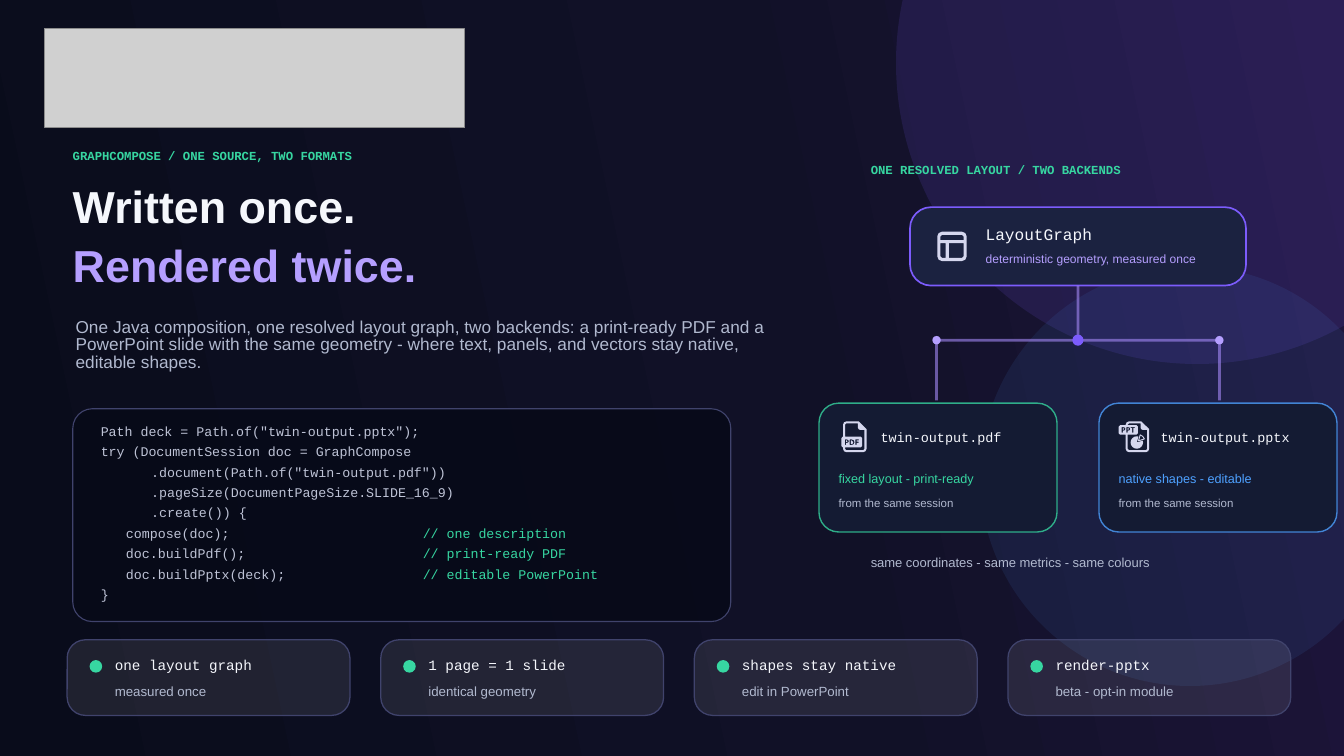
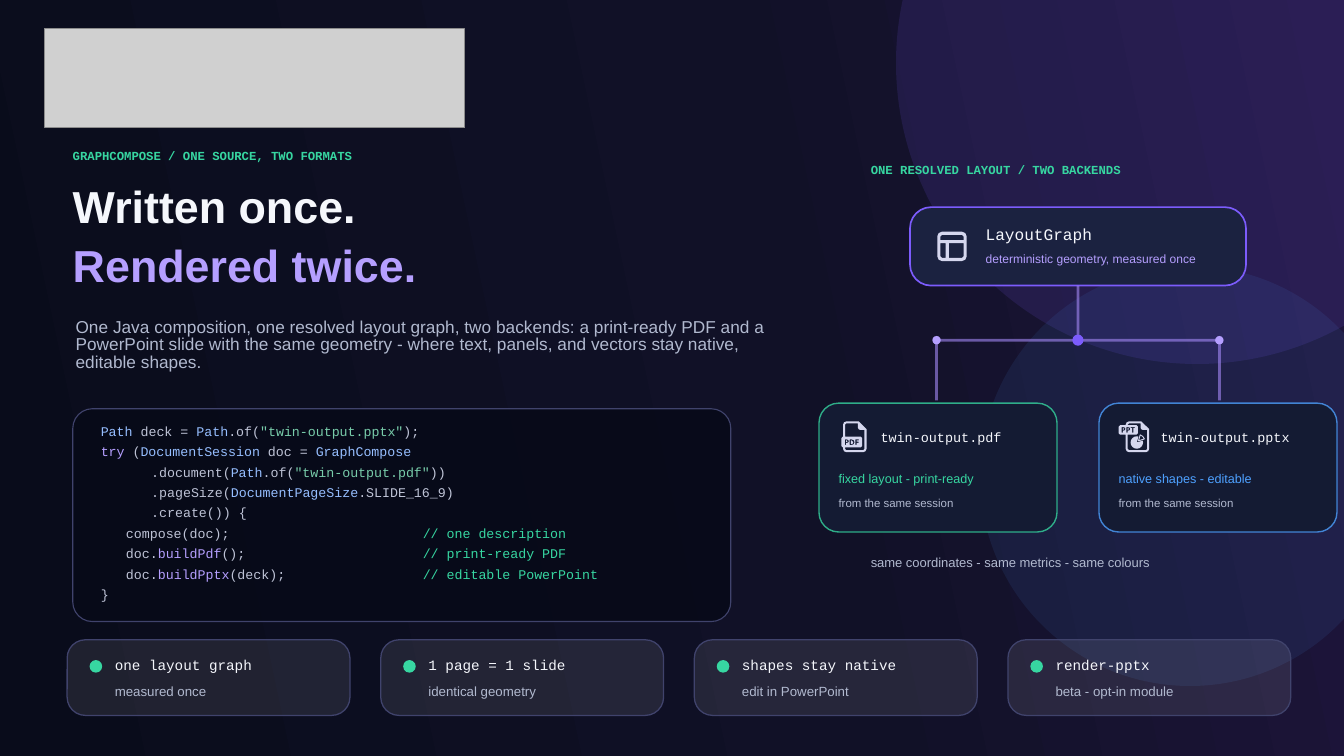
Before and after one commit to DemchaAV/GraphCompose, a slide deck: slide 1 of assets/readme/examples/twin-output.pptx. Drawn at 1344x756 pixels with LibreOffice and Linux fonts; fonts in the diff are those of the drawing; grey boxes stand for pictures. Boxes give left, top, right and bottom in pixels: in the first picture for what was removed or moved away, otherwise in the second. Text is boxed around its words. In the diff, an @@ line names an element or a change of style, - is before the commit and + after.

Commit message:
docs(examples): syntax-highlight the twin-output code card with styled inline runs

```diff
--- a/assets/readme/examples/twin-output.pptx
+++ b/assets/readme/examples/twin-output.pptx
@@ text "Path deck = Path.of("twin-output.pptx");" at bbox=[101, 426, 419, 439]: text colour #BEC3D6 to #96BEFF in "Path Path.of("twin-output.pptx");"; text colour #BEC3D6 to #78CCAA in "Path.of("twin-output.pptx");" @@
@@ text "try (DocumentSession doc = GraphCompose" at bbox=[101, 447, 412, 459]: text colour #BEC3D6 to #B59FFF in "try"; text colour #BEC3D6 to #96BEFF in "(DocumentSession GraphCompose" @@
@@ text ".document(Path.of("twin-output.pdf"))" at bbox=[151, 467, 446, 480]: text colour #BEC3D6 to #96BEFF, text colour #BEC3D6 to #78CCAA in ".document(Path.of("twin-output.pdf"))" @@
@@ text ".pageSize(DocumentPageSize.SLIDE_16_9)" at bbox=[151, 487, 454, 500]: text colour #BEC3D6 to #96BEFF in ".pageSize(DocumentPageSize.SLIDE_16_9)" @@
@@ text "doc.buildPdf();" at bbox=[126, 549, 245, 561]: text colour #BEC3D6 to #B59FFF in "doc.buildPdf();" @@
@@ text "doc.buildPptx(deck);" at bbox=[126, 569, 285, 582]: text colour #BEC3D6 to #B59FFF in "doc.buildPptx(deck);" @@
```
Also in this commit, not shown: 4 other files.
